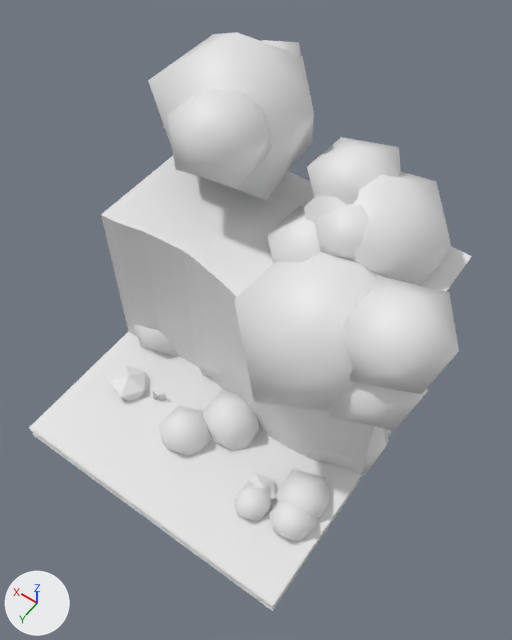
A saved change to the FBX model Assets/Data/Level/Biomes/BrightwaterHollow/Models/BH_Floor_Rock_2.fbx.
Camera for both pictures: a camera (50 mm lens) standing at (-4.08, 5.12, 10.59) and looking at (-0.27, -0.2, 2.23). The lights are fixed; the arrows at lower left show +X, +Y and +Z. The first picture is the older version. Where no turn or scale is listed for an object, it has been applied to the vertices.

Objects in the first picture: 'BH_Floor_Rock_2', 'BH_Floor_Rock_2_ColGround0', 'BH_Floor_Rock_2_ColWall1'.
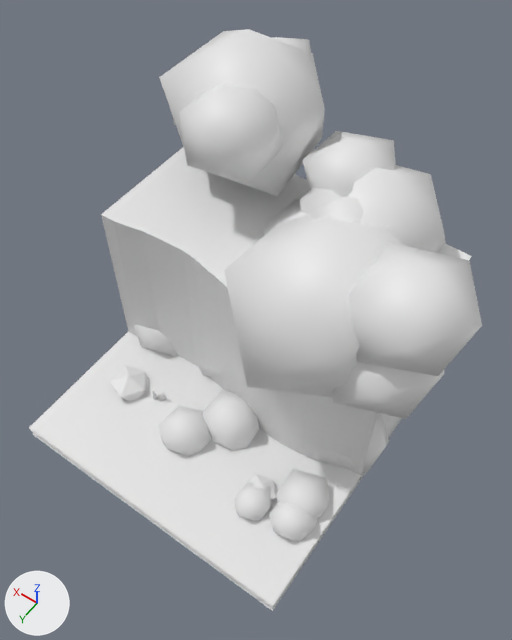
Pixel boxes [x1, y1, x2, y2] of what changed, in the pictures (512 x 640 px; the box of a moved part takes in the faces that stretch with it):
'BH_Floor_Rock_2', reshaped: before [29, 32, 459, 608]; after [29, 29, 482, 608]
part 1 of me_bh_floor_rock_2, moved or reshaped: before [234, 252, 380, 411]; after [224, 214, 418, 397]
part 2 of me_bh_floor_rock_2, moved or reshaped: before [329, 382, 428, 431]; after [332, 363, 445, 419]
part 3 of me_bh_floor_rock_2, moved or reshaped: before [344, 275, 459, 394]; after [349, 242, 482, 376]
part 4 of me_bh_floor_rock_2, moved or reshaped: before [148, 32, 314, 200]; after [159, 29, 325, 197]
part 5 of me_bh_floor_rock_2, moved or reshaped: before [262, 40, 301, 61]; after [272, 37, 311, 58]
part 6 of me_bh_floor_rock_2, moved or reshaped: before [167, 87, 272, 186]; after [179, 84, 283, 182]
part 7 of me_bh_floor_rock_2, moved or reshaped: before [304, 172, 451, 286]; after [300, 165, 446, 253]
part 8 of me_bh_floor_rock_2, moved or reshaped: before [267, 206, 321, 263]; after [263, 199, 308, 235]
part 9 of me_bh_floor_rock_2, moved or reshaped: before [315, 204, 369, 260]; after [310, 196, 364, 223]
part 10 of me_bh_floor_rock_2, moved or reshaped: before [307, 137, 401, 204]; after [303, 131, 396, 196]

Diff of the bpy script that builds the scene:
```diff
--- a/Assets/Data/Level/Biomes/BrightwaterHollow/Models/BH_Floor_Rock_2.fbx.py
+++ b/Assets/Data/Level/Biomes/BrightwaterHollow/Models/BH_Floor_Rock_2.fbx.py
@@ me_bh_floor_rock_2 @@
 # used by ob_bh_floor_rock_2; location = (0.0, 0.0, 0.0)
-me_bh_floor_rock_2.from_pydata(...)  # 1430 vertices, 1348 faces; spans x -3.15..2.82, y -3.43..2.5, z -0.4..5.34
+me_bh_floor_rock_2.from_pydata(...)  # 1430 vertices, 1348 faces; spans x -3.27..2.74, y -3.59..2.5, z -0.4..5.34
+# me_bh_floor_rock_2 part 1: the loose piece of 12 vertices spanning x -2.71..0.19, y -1.87..0.78, z 1.15..3.75 is scaled about its middle by 1.12, then moved by (0.11, -0.19, 0.28)
+# me_bh_floor_rock_2 part 2: the loose piece of 12 vertices spanning x -3.0..-1.43, y -1.02..0.51, z 1.66..3.12 is scaled about its middle by 1.12, then moved by (0.0, -0.16, 0.28)
+# me_bh_floor_rock_2 part 3: the loose piece of 12 vertices spanning x -3.15..-1.61, y -1.23..0.33, z 2.51..3.86 is scaled about its middle by 1.12, then moved by (-0.02, -0.18, 0.37)
+# me_bh_floor_rock_2 part 4: the loose piece of 12 vertices spanning x 0.13..2.74, y -3.42..-1.04, z 2.73..5.34 is moved by (-0.08, -0.16, 0.0)
+# me_bh_floor_rock_2 part 5: the loose piece of 12 vertices spanning x 0.84..2.05, y -3.43..-2.26, z 3.87..4.9 is moved by (-0.08, -0.16, 0.0)
+# me_bh_floor_rock_2 part 6: the loose piece of 12 vertices spanning x 0.36..1.87, y -1.99..-0.54, z 3.75..5.03 is moved by (-0.08, -0.16, 0.0)
+# me_bh_floor_rock_2 part 7: the loose piece of 12 vertices spanning x -2.27..-0.27, y -2.98..-0.92, z 2.25..4.2 is moved by (0.13, -0.09, 0.0)
+# me_bh_floor_rock_2 part 8: the loose piece of 12 vertices spanning x -1.25..0.1, y -1.95..-0.61, z 2.49..3.66 is moved by (0.13, -0.09, 0.0)
+# me_bh_floor_rock_2 part 9: the loose piece of 12 vertices spanning x -1.6..-0.53, y -1.92..-0.89, z 3.03..4.03 is moved by (0.13, -0.09, 0.0)
+# me_bh_floor_rock_2 part 10: the loose piece of 12 vertices spanning x -1.32..0.03, y -2.88..-1.48, z 3.04..4.3 is moved by (0.13, -0.09, 0.0)
+# other edits to the shape of me_bh_floor_rock_2 do not show in these pictures
 me_bh_floor_rock_2.materials.append(mat_flooralt)
```
